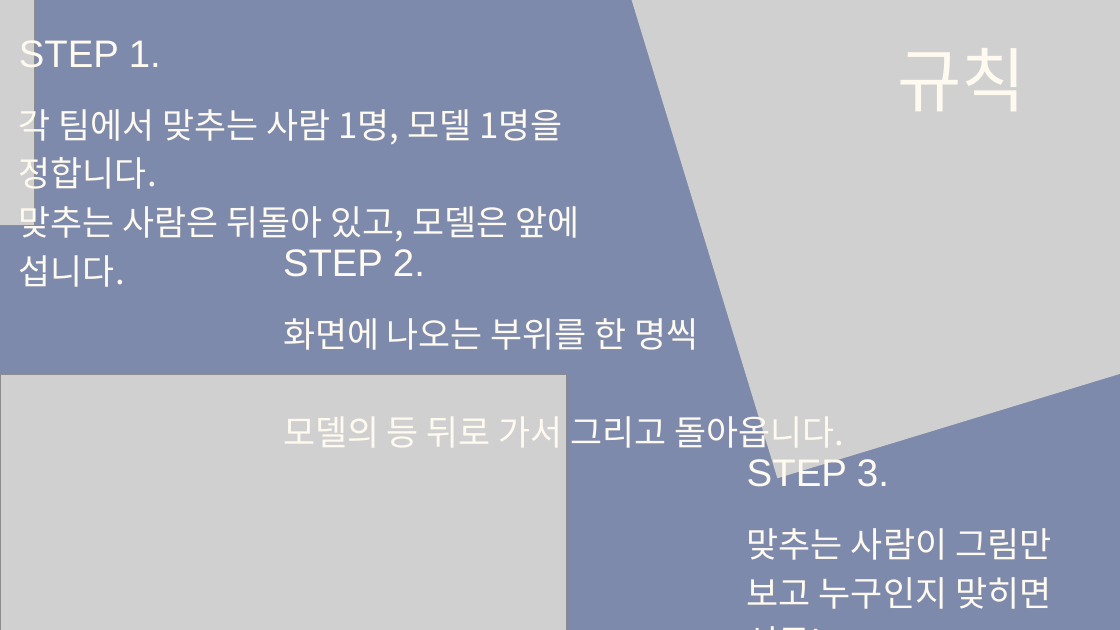
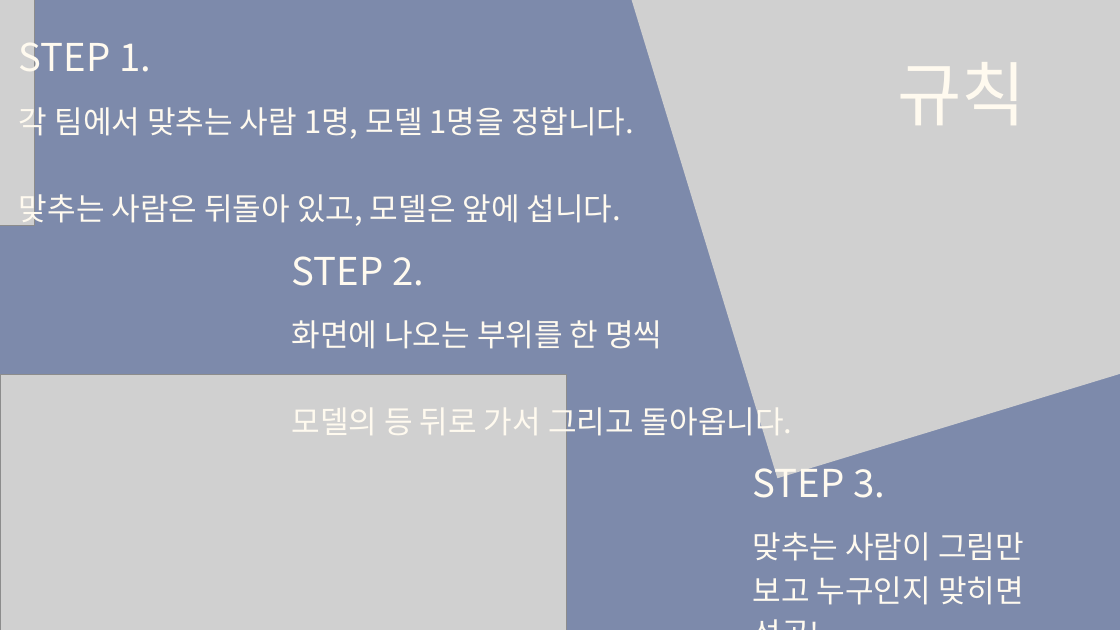
Before and after one commit to tkdgns25300/sunday_play, a slide deck: slide 2 of public/downloads/games/relay-portrait/rules.pptx. Drawn at 1120x630 pixels with LibreOffice and Linux fonts; fonts in the diff are those of the drawing; grey boxes stand for pictures. Boxes give left, top, right and bottom in pixels: in the first picture for what was removed or moved away, otherwise in the second. Text is boxed around its words. In the diff, an @@ line names an element or a change of style, - is before the commit and + after.

```diff
--- a/public/downloads/games/relay-portrait/rules.pptx
+++ b/public/downloads/games/relay-portrait/rules.pptx
@@ text "규칙": place and size @@
-text "규칙" at (897, 48, 1026, 111)
+text "규칙" at (897, 62, 1026, 125)
@@ text "각 팀에서 맞추는 사람 1명, ..." at (19, 102, 634, 226): size 44.8 to 40 pt; line spacing 62.7pt to 56pt @@
@@ text "STEP 2.": place and size @@
-text "STEP 2." at (283, 249, 425, 277)
+text "STEP 2." at (292, 256, 424, 286)
@@ text "화면에 나오는 부위를 한 명씩": place and size @@
-text "화면에 나오는 부위를 한 명씩" at (283, 318, 844, 454)
+text "화면에 나오는 부위를 한 명씩" at (292, 320, 793, 441)
@@ text "화면에 나오는 부위를 한 명씩" at (292, 320, 793, 441): size 44.8 to 40 pt; line spacing 62.8pt to 56pt @@
@@ font Arial to Noto Sans CJK KR in 4 elements at (19, 32, 151, 82), (897, 62, 1026, 125), (292, 256, 424, 286), (753, 458, 885, 498) @@
@@ text "맞추는 사람이 그림만 보고 누구인지 ..." at (753, 532, 1024, 605): size 44.9 to 40 pt; line spacing 62.8pt to 56pt @@
```
Also in this commit, not shown: 14 other slides changed, 3 other files.
